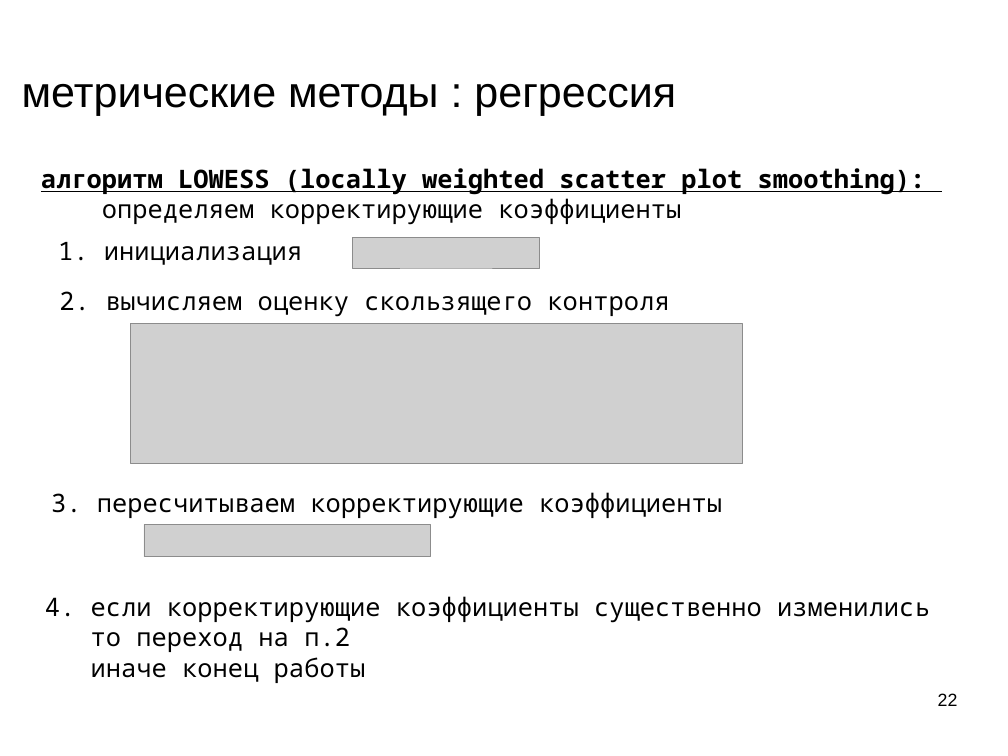
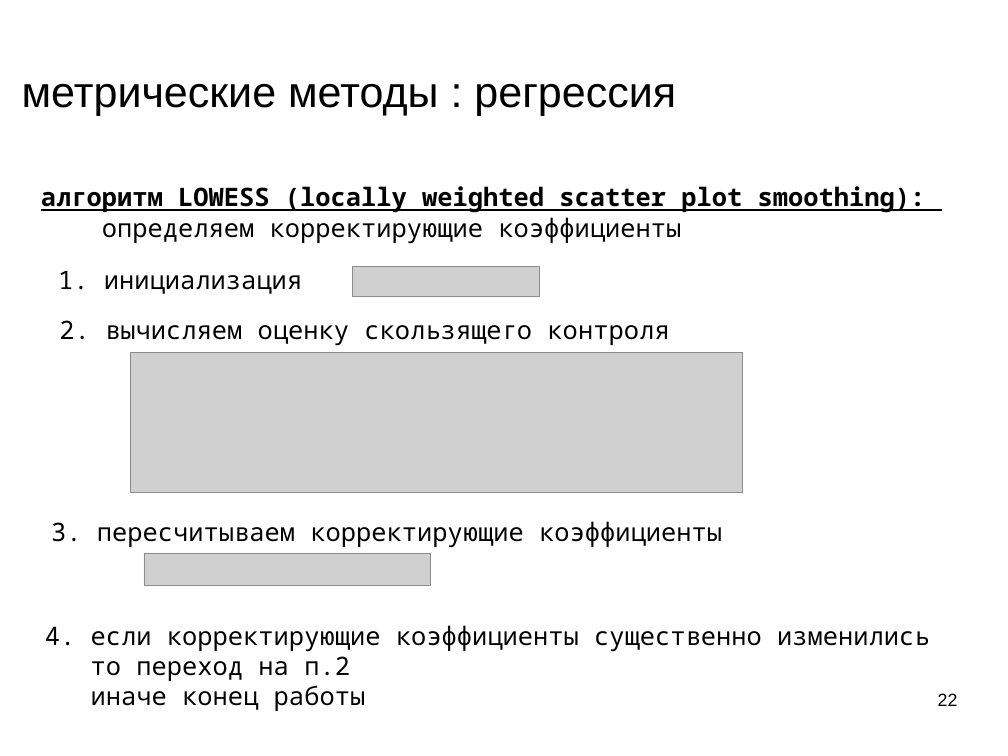
Before and after one commit to mechanoid5/ml_lectorium_legacy, a slide deck: slide 22 of 04-regression-metric.odp. Drawn at 1008x756 pixels with LibreOffice and Linux fonts; fonts in the diff are those of the drawing; grey boxes stand for pictures; background and template pictures are left out. Boxes give left, top, right and bottom in pixels: in the first picture for what was removed or moved away, otherwise in the second. Text is boxed around its words. In the diff, an @@ line names an element or a change of style, - is before the commit and + after.

```diff
--- a/04-regression-metric.odp
+++ b/04-regression-metric.odp
@@ text "алгоритм LOWESS (locally weighted scatter ...": place and size @@
-text "алгоритм LOWESS (locally weighted scatter ..." at [41, 168, 926, 225]
+text "алгоритм LOWESS (locally weighted scatter ..." at [41, 186, 926, 244]
@@ 4 texts, 3 pictures: place and size @@
-4 texts, 3 pictures at [45, 238, 930, 683]
+4 texts, 3 pictures at [45, 266, 930, 711]
```
Also in this commit, not shown: 1 slide removed, 23 other files.
